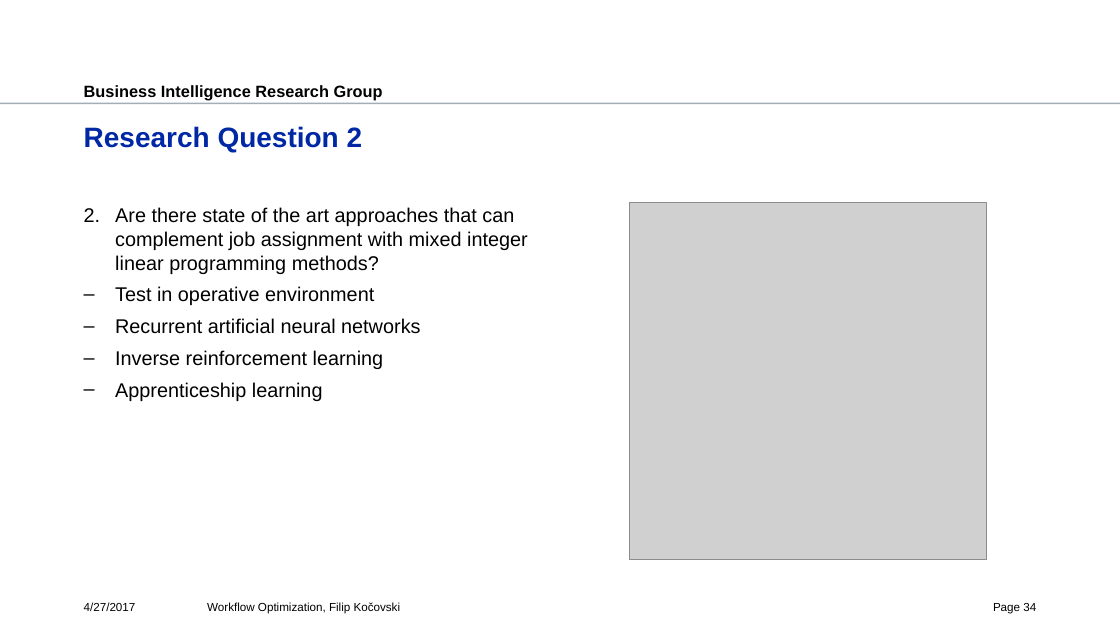
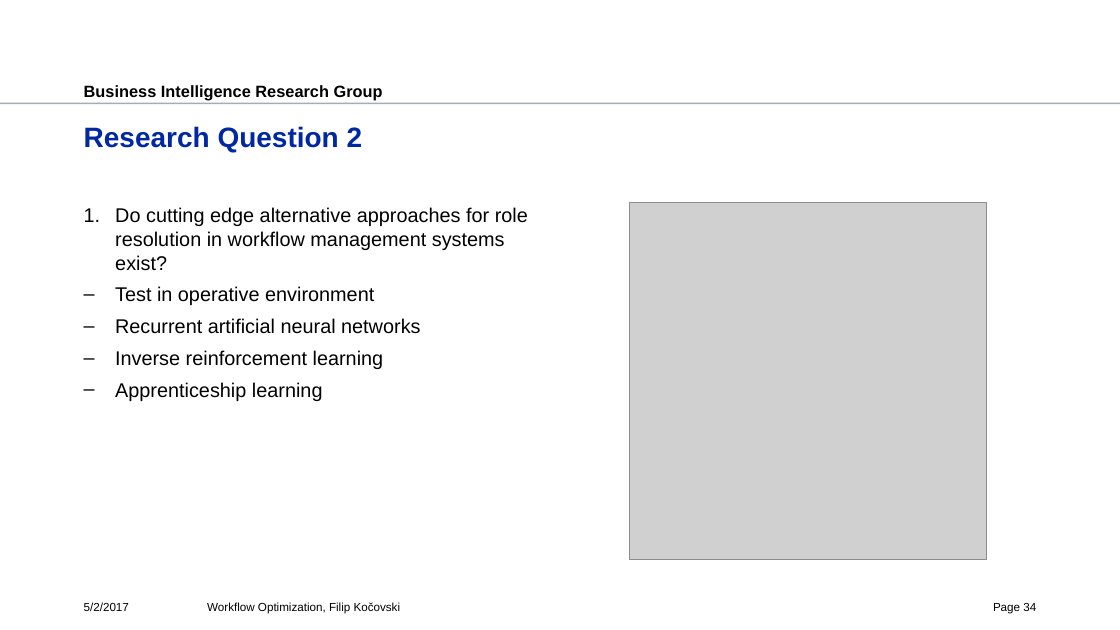
Before and after one commit to fkocovski/mt_presentation, a slide deck: slide 34 of Workflow Optimization.pptx. Drawn at 1120x630 pixels with LibreOffice and Linux fonts; fonts in the diff are those of the drawing; grey boxes stand for pictures; background and template pictures are left out. Boxes give left, top, right and bottom in pixels: in the first picture for what was removed or moved away, otherwise in the second. Text is boxed around its words. In the diff, an @@ line names an element or a change of style, - is before the commit and + after.

```diff
--- a/Workflow Optimization.pptx
+++ b/Workflow Optimization.pptx
@@ text at [115,207,528,271]: text changed @@
-2. Are there state of the art approaches that can complement job assignment with mixed integer linear programming methods?
+1. Do cutting edge alternative approaches for role resolution in workflow management systems exist?
@@ text at [84,602,129,611]: text changed @@
-4/27/2017
+5/2/2017
```
Also in this commit, not shown: 34 other slides changed.
